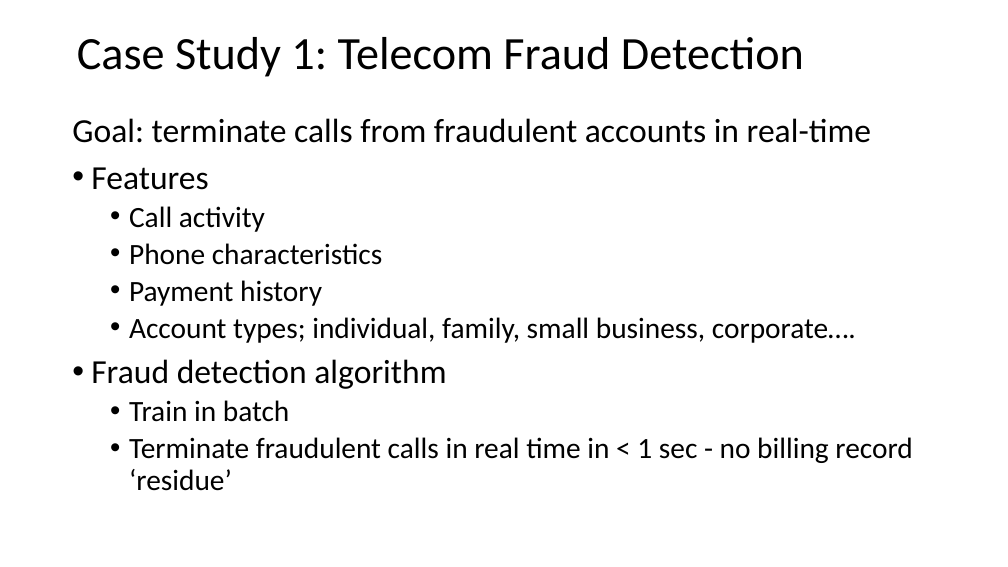
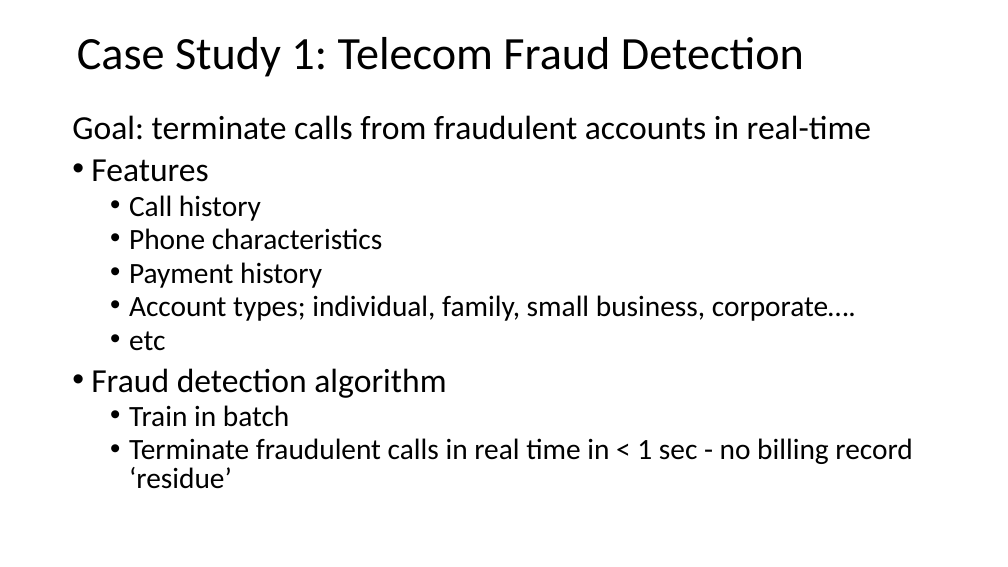
Before and after one commit to StephenElston/CSCI-E-108, a slide deck: slide 8 of slides/3_StreamingAnalytics.pptx. Drawn at 1008x567 pixels with LibreOffice and Linux fonts; fonts in the diff are those of the drawing. Boxes give left, top, right and bottom in pixels: in the first picture for what was removed or moved away, otherwise in the second. Text is boxed around its words. In the diff, an @@ line names an element or a change of style, - is before the commit and + after.

Commit message:
Corrected typos in slides

```diff
--- a/slides/3_StreamingAnalytics.pptx
+++ b/slides/3_StreamingAnalytics.pptx
@@ text at [72, 115, 912, 489]: line spacing 0.9 to 0.8 @@
@@ text at [129, 195, 261, 221]: text changed @@
-  • Call activity
+  • Call history
@@ text at [129, 331, 165, 351]: paragraph added @@
+  • etc
```
Also in this commit, not shown: 2 other slides changed, 1 slide removed, 1 other file.
